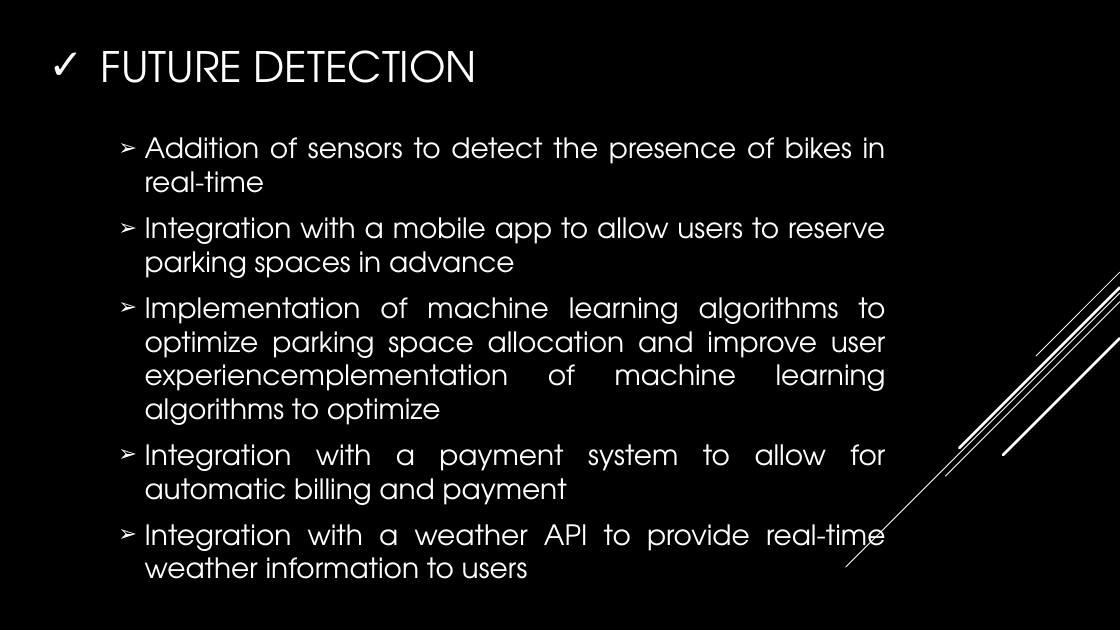
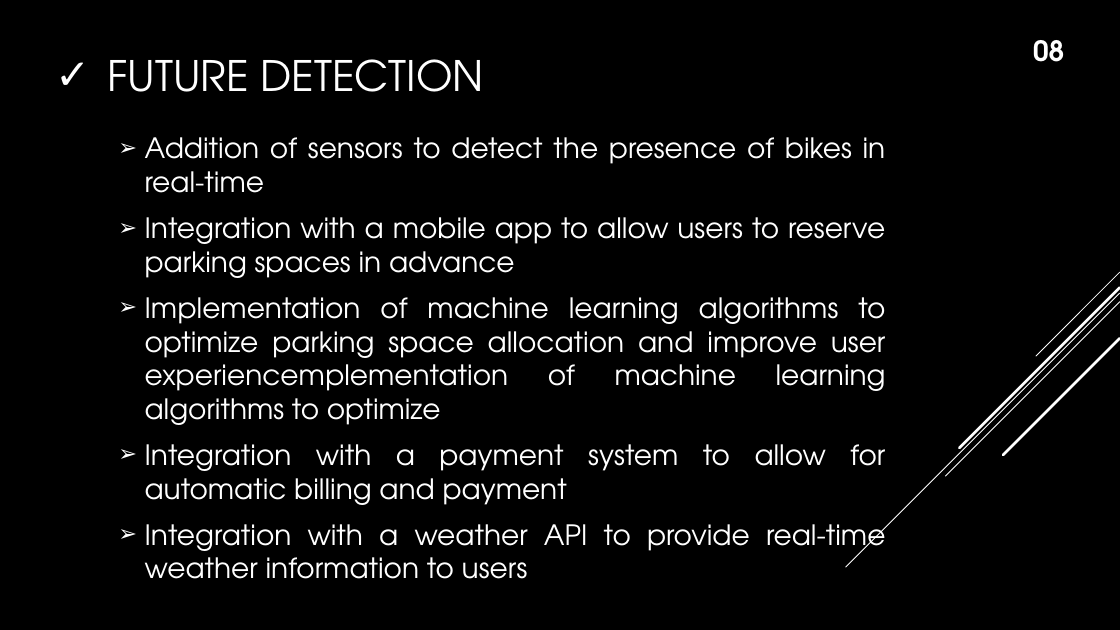
Before and after one commit to istyaque-ahammed/Technical-Writing-and-Presentation, a slide deck: slide 9 of Technical_Presentation.pptx. Drawn at 1120x630 pixels with LibreOffice and Linux fonts; fonts in the diff are those of the drawing. Boxes give left, top, right and bottom in pixels: in the first picture for what was removed or moved away, otherwise in the second. Text is boxed around its words. In the diff, an @@ line names an element or a change of style, - is before the commit and + after.

```diff
--- a/Technical_Presentation.pptx
+++ b/Technical_Presentation.pptx
@@ title "FUTURE DETECTION": place and size @@
-title "FUTURE DETECTION" at <box>101,50,477,83</box>
+title "FUTURE DETECTION" at <box>108,59,483,92</box>
@@ text added at <box>1033,40,1064,62</box>, 24 pt, text #FFFFFF, bold @@
+08
```
Also in this commit, not shown: 10 other slides changed.
